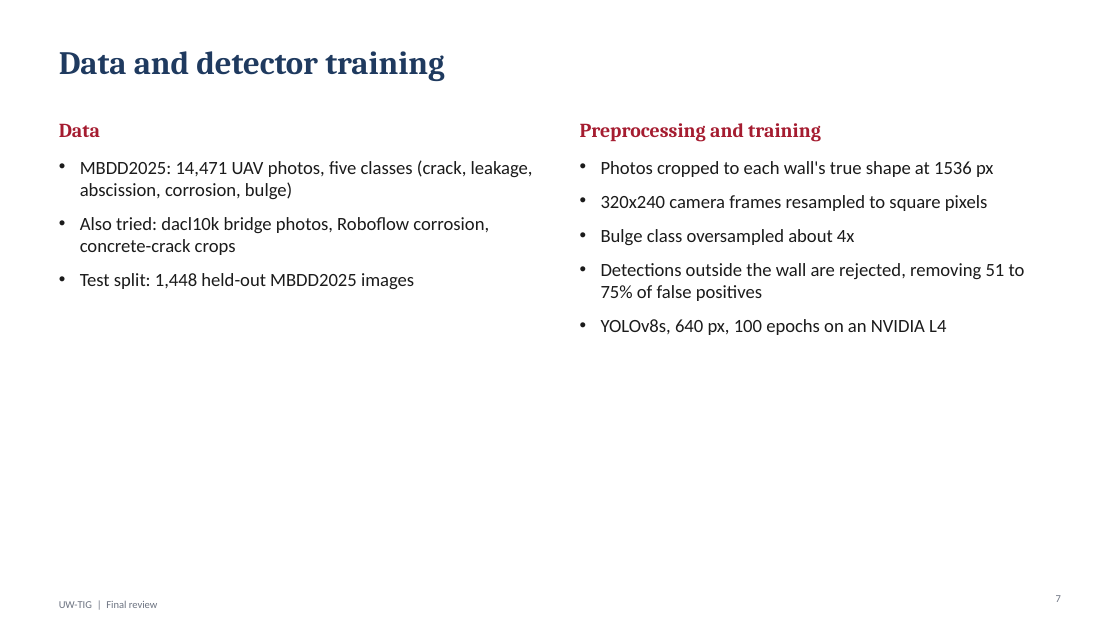
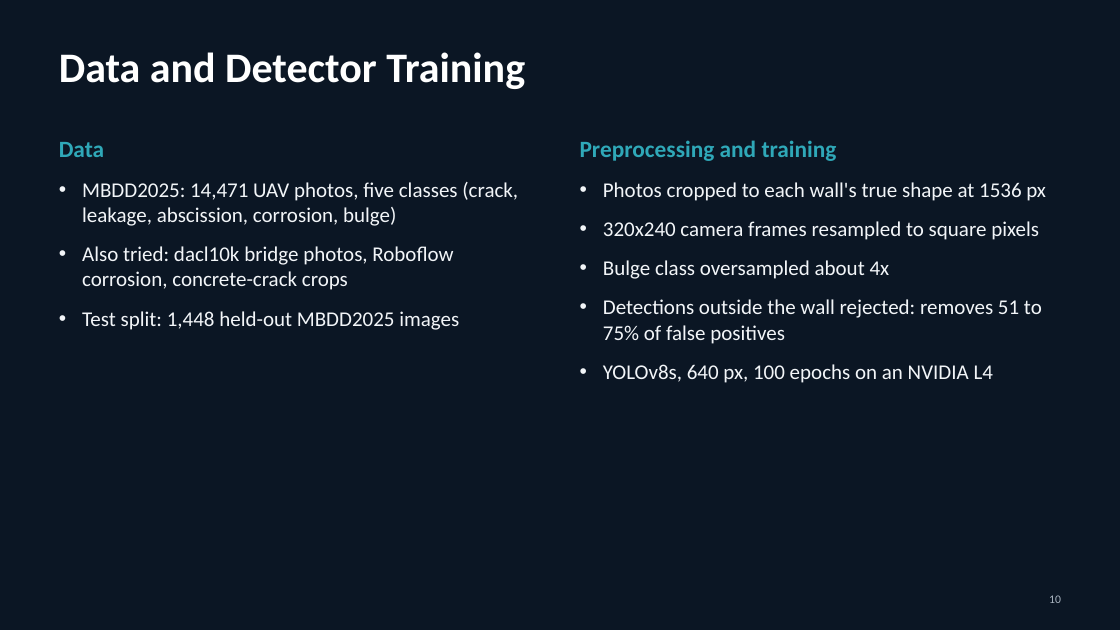
Before and after one commit to DrNeel11/project_work_1, a slide deck: slide 10 of drone-sim-today/UW-TIG_Review_Deck.pptx (slide 7 before the commit). Drawn at 1120x630 pixels with LibreOffice and Linux fonts; fonts in the diff are those of the drawing. Boxes give left, top, right and bottom in pixels: in the first picture for what was removed or moved away, otherwise in the second. Text is boxed around its words. In the diff, an @@ line names an element or a change of style, - is before the commit and + after.

```diff
--- a/drone-sim-today/UW-TIG_Review_Deck.pptx
+++ b/drone-sim-today/UW-TIG_Review_Deck.pptx
@@ background #FFFFFF to #0B1624 @@
@@ title at [59,52,525,89]: text changed; size 28 to 36 pt; font Cambria to Calibri; text colour #1F3A5F to #FFFFFF @@
-Data and detector training
+Data and Detector Training
@@ text "Data": place and size @@
-text "Data" at [59,123,100,137]
+text "Data" at [59,142,104,157]
@@ text "Data" at [59,142,104,157]: size 17 to 20 pt, font Cambria to Calibri, text colour #A51C30 to #2FA8B8 @@
@@ text "Preprocessing and training": place and size @@
-text "Preprocessing and training" at [580,123,821,142]
+text "Preprocessing and training" at [580,140,837,161]
@@ text "Preprocessing and training" at [580,140,837,161]: size 17 to 20 pt, font Cambria to Calibri, text colour #A51C30 to #2FA8B8 @@
@@ text "MBDD2025: 14,471 UAV photos, five ...": place and size @@
-text "MBDD2025: 14,471 UAV photos, five ..." at [80,160,533,289]
+text "MBDD2025: 14,471 UAV photos, five ..." at [82,182,518,330]
@@ text "MBDD2025: 14,471 UAV photos, five ..." at [82,182,518,330]: size 16 to 18 pt, text colour #1B1B1B to #F2F5F8; indent changed; more space between paragraphs @@
@@ text "Photos cropped to each wall's ...": place and size @@
-text "Photos cropped to each wall's ..." at [601,161,1025,335]
+text "Photos cropped to each wall's ..." at [603,182,1046,383]
@@ text at [603,182,1046,383]: size 16 to 18 pt, text colour #1B1B1B to #F2F5F8 in "Photos cropped to each wall's true shape ...", "320x240 camera frames resampled to square pixels", "Bulge class oversampled about 4x", "YOLOv8s, 640 px, 100 epochs on an ..."; indent changed; more space between paragraphs @@
@@ text at [603,299,1042,344]: text changed; size 16 to 18 pt; text colour #1B1B1B to #F2F5F8 @@
-• Detections outside the wall are rejected, removing 51 to 75% of false positives
+• Detections outside the wall rejected: removes 51 to 75% of false positives
@@ text at [1049,595,1061,603]: text changed; size 9 to 10 pt; text colour #6B7280 to #A9B4C0 @@
-7
+10
@@ text removed at [59,601,158,608] @@
-UW-TIG | Final review
```
Also in this commit, not shown: 9 other slides changed, 3 slides added, 3 slides removed, 1 other file.
